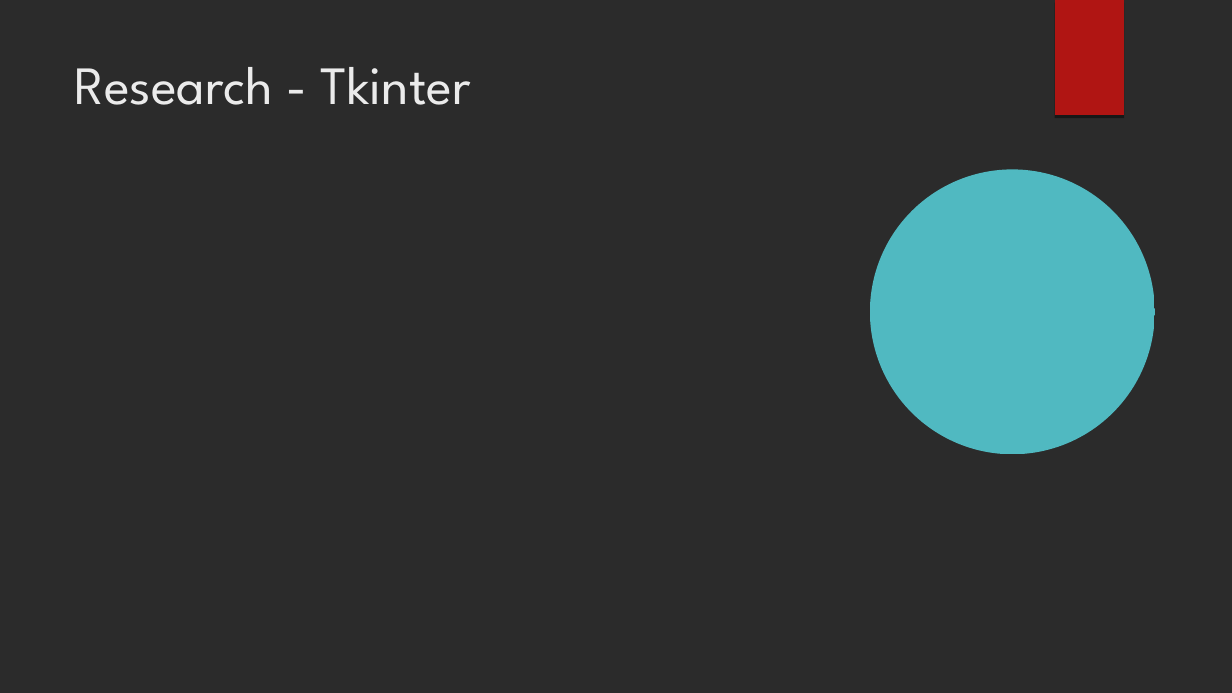
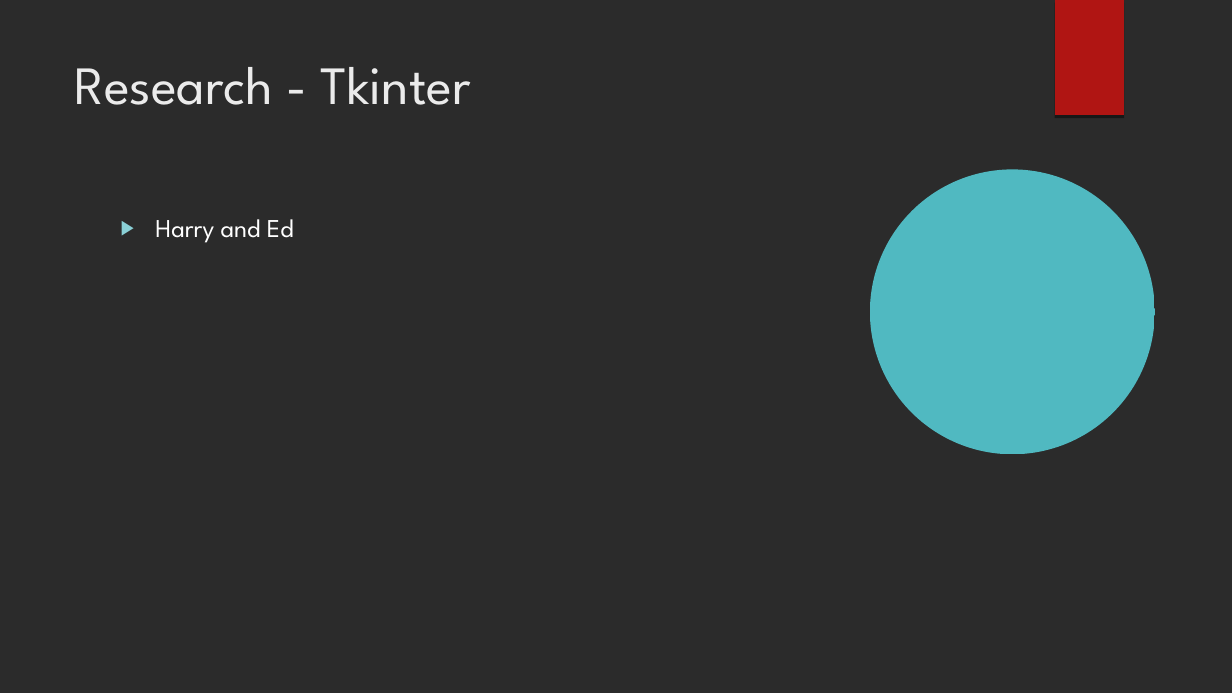
Before and after one commit to BenB33/ProfessionalismTeam2, a slide deck: slide 12 of PIM – Phase 1.odp. Drawn at 1232x693 pixels with LibreOffice and Linux fonts; fonts in the diff are those of the drawing; background and template pictures are left out; a plain dark background stands for a picture behind light text. Boxes give left, top, right and bottom in pixels: in the first picture for what was removed or moved away, otherwise in the second. Text is boxed around its words. In the diff, an @@ line names an element or a change of style, - is before the commit and + after.

```diff
--- a/PIM – Phase 1.odp
+++ b/PIM – Phase 1.odp
@@ text added at bbox=[155, 219, 294, 243], 20 pt, text #FFFFFF @@
+▶ Harry and Ed
```
Also in this commit, not shown: 8 other slides changed, 3 slides added, 7 slides removed.
